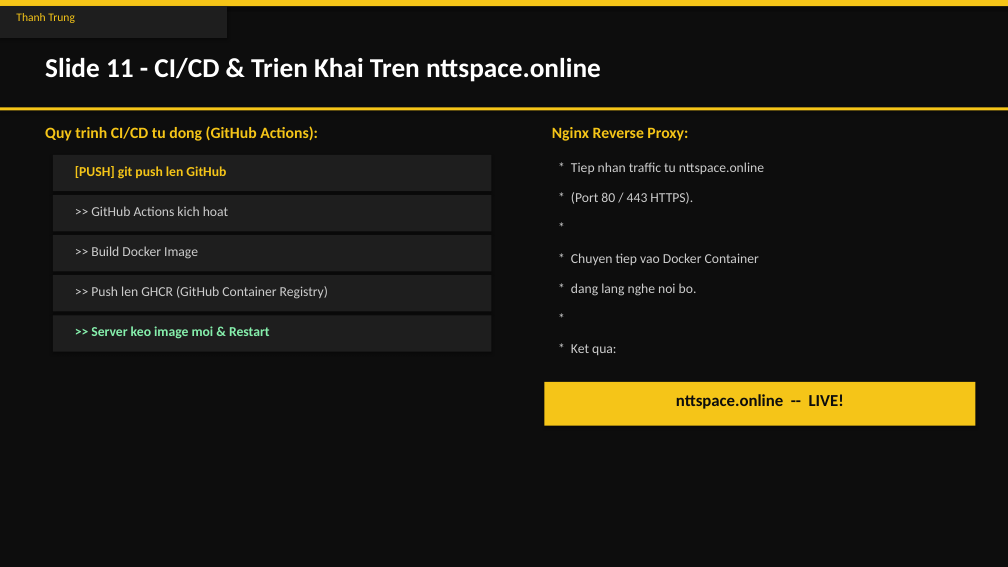
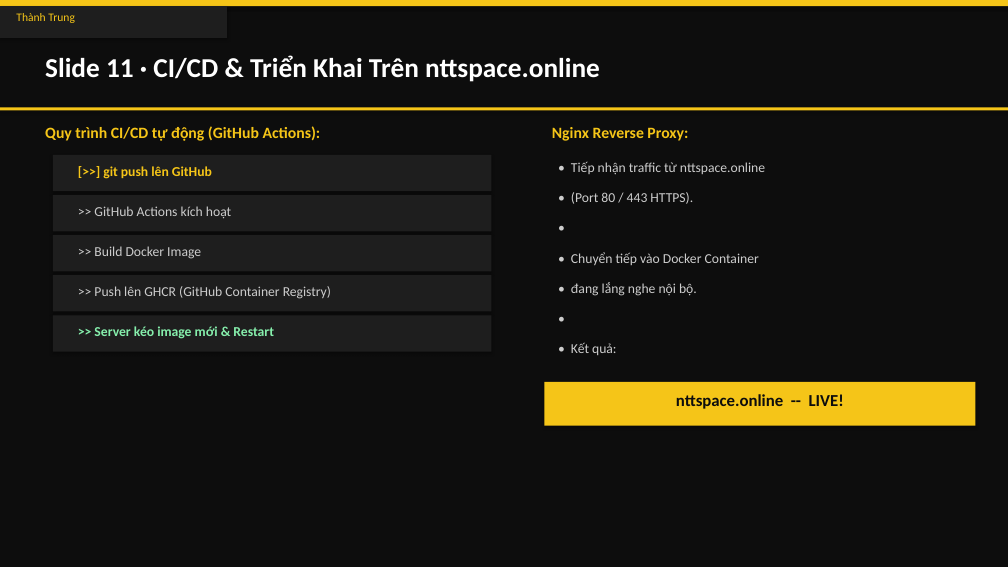
Before and after one commit to ThanhTrunggDEV/Group3, a slide deck: slide 12 of X-AURUM_Presentation.pptx. Drawn at 1008x567 pixels with LibreOffice and Linux fonts; fonts in the diff are those of the drawing. Boxes give left, top, right and bottom in pixels: in the first picture for what was removed or moved away, otherwise in the second. Text is boxed around its words. In the diff, an @@ line names an element or a change of style, - is before the commit and + after.

```diff
--- a/X-AURUM_Presentation.pptx
+++ b/X-AURUM_Presentation.pptx
@@ text at box(45, 55, 600, 82): text changed @@
-Slide 11 - CI/CD & Trien Khai Tren nttspace.online
+Slide 11 · CI/CD & Triển Khai Trên nttspace.online
@@ text at box(45, 126, 321, 141): text changed @@
-Quy trinh CI/CD tu dong (GitHub Actions):
+Quy trình CI/CD tự động (GitHub Actions):
@@ text at box(103, 166, 212, 179): text changed @@
-[PUSH] git push len GitHub
+[>>] git push lên GitHub
@@ text at box(571, 162, 765, 174): text changed @@
-* Tiep nhan traffic tu nttspace.online
+• Tiếp nhận traffic từ nttspace.online
@@ text at box(94, 206, 231, 219): text changed @@
->> GitHub Actions kich hoat
+>> GitHub Actions kích hoạt
@@ text at box(544, 216, 975, 246): text changed @@
-*
+•
@@ text at box(571, 252, 759, 265): text changed @@
-* Chuyen tiep vao Docker Container
+• Chuyển tiếp vào Docker Container
@@ text at box(94, 286, 331, 299): text changed @@
->> Push len GHCR (GitHub Container Registry)
+>> Push lên GHCR (GitHub Container Registry)
@@ text at box(571, 282, 697, 296): text changed @@
-* dang lang nghe noi bo.
+• đang lắng nghe nội bộ.
@@ text at box(94, 326, 273, 339): text changed @@
->> Server keo image moi & Restart
+>> Server kéo image mới & Restart
@@ text at box(544, 306, 975, 337): text changed @@
-*
+•
@@ text at box(571, 342, 617, 355): text changed @@
-* Ket qua:
+• Kết quả:
```
Also in this commit, not shown: 13 other slides changed, 1 other file.
